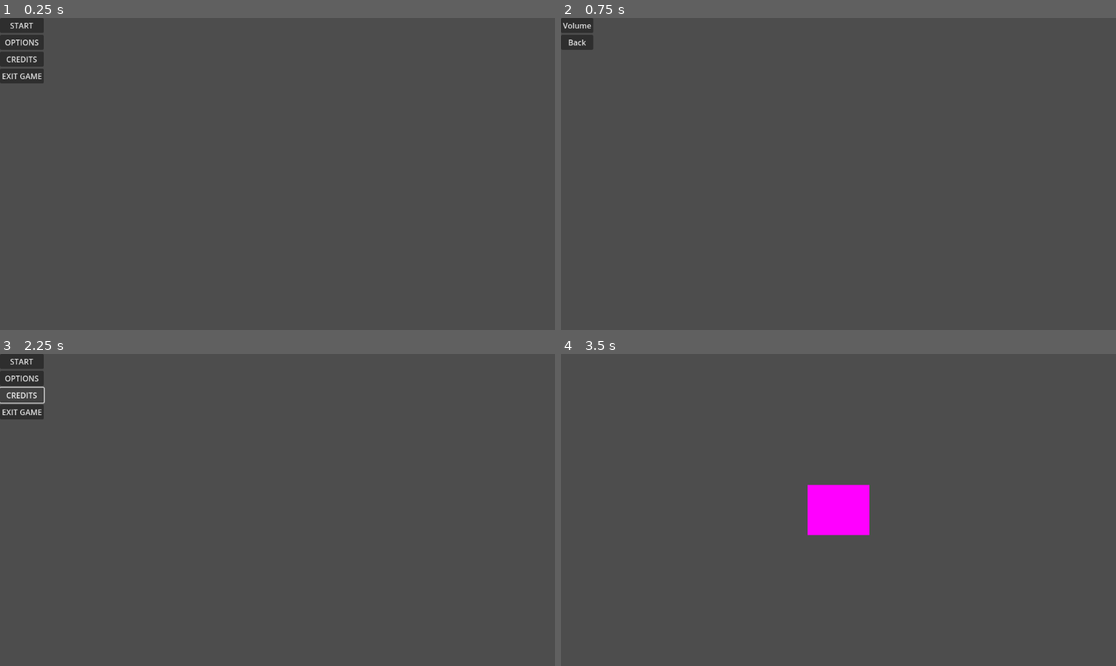
Above: before the commit, frames 1-4 (two rows, left to right).
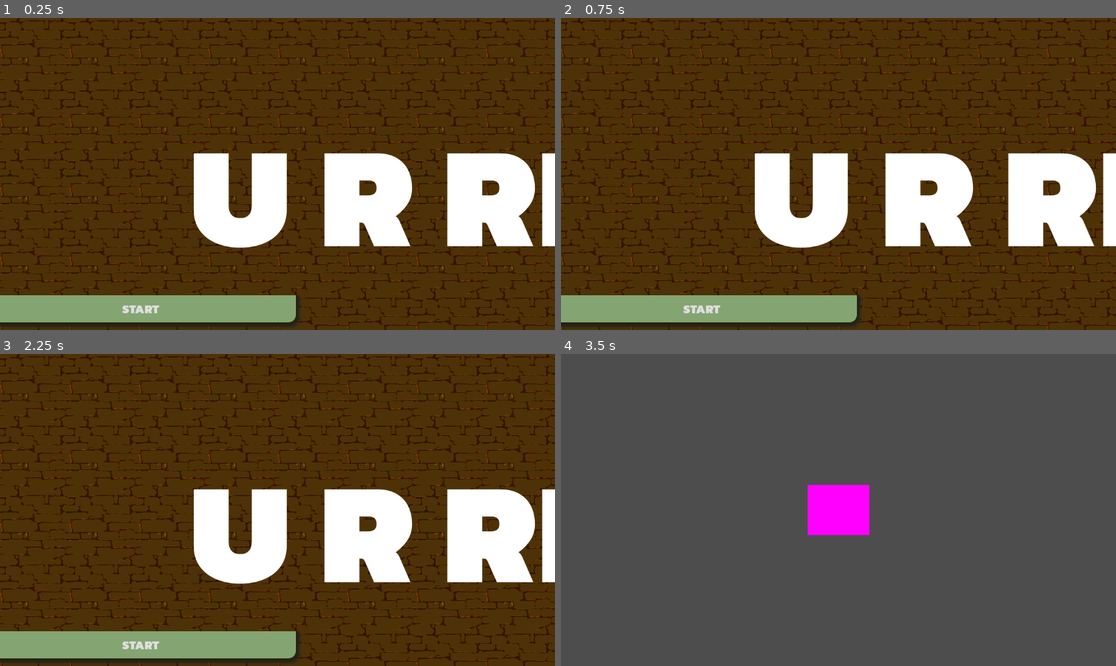
Above: after the commit, the same moments.

Repository: vacuousplanet/gmtk_rng
Game: Godot game, scene res://Scenes/main_menu.tscn
Same seed, same stepped clock (60 frames per second), same inputs: the game is played once before the commit and once after it.
Inputs (mouse positions are in pixels of both pictures, inside the frame that each line leads up to):
- Up to frame 1 (0.25 s): no input
- Up to frame 2 (0.75 s): click (583, 42) at 0.5 s, where only the run before the commit has a clickable "OPTIONS"
- Up to frame 3 (2.25 s): click (16, 378) at 1.25 s, where only the run before the commit has a clickable "Back"; click (22, 394) at 2 s, where only the run before the commit has a clickable "CREDITS"
- Up to frame 4 (3.5 s): click "START" at 2.75 s

The runs differ from the first frame. In frame 1, 100% of the frame differs, in the area x 0-100%, y 0-100%; in frame 2, 100%; in frame 3, 100%; in frame 4, nothing differs.

Commit message:
More_title_menu_work

Diff:
--- /dev/null
+++ b/HSlider.gd
@@ -0,0 +1,11 @@
+extends HSlider
+
+
+# Called when the node enters the scene tree for the first time.
+func _ready():
+	pass # Replace with function body.
+
+
+# Called every frame. 'delta' is the elapsed time since the previous frame.
+func _process(delta):
+	pass
--- /dev/null
+++ b/Scenes/bg_music.tscn
@@ -0,0 +1,7 @@
+[gd_scene load_steps=2 format=3 uid="uid://b0p3jj0ehge7h"]
+
+[ext_resource type="AudioStream" uid="uid://cxqpgkbyj6su2" path="res://MP3/gmtk_stuff.mp3" id="1_c7gpo"]
+
+[node name="AudioStreamPlayer2D" type="AudioStreamPlayer2D"]
+stream = ExtResource("1_c7gpo")
+autoplay = true
--- /dev/null
+++ b/Scenes/credits.tscn
@@ -0,0 +1,46 @@
+[gd_scene load_steps=4 format=3 uid="uid://bxmxnmaqxiaw4"]
+
+[ext_resource type="Texture2D" uid="uid://u478d40ty5hx" path="res://sprites/MenuTextures.png" id="1_o78v2"]
+[ext_resource type="FontFile" uid="uid://crlhcwhtdqlk0" path="res://fonts/Kanit/Kanit-BlackItalic.ttf" id="2_qwrbf"]
+[ext_resource type="FontFile" uid="uid://bq1f5h6yol3td" path="res://fonts/Kanit/Kanit-Black.ttf" id="3_5te7f"]
+
+[node name="Control" type="Control"]
+layout_mode = 3
+anchors_preset = 15
+anchor_right = 1.0
+anchor_bottom = 1.0
+offset_right = 768.0
+offset_bottom = 428.0
+grow_horizontal = 2
+grow_vertical = 2
+
+[node name="MenuTextures" type="Sprite2D" parent="."]
+position = Vector2(960, 536)
+texture = ExtResource("1_o78v2")
+
+[node name="MarginContainer" type="MarginContainer" parent="MenuTextures"]
+offset_left = -480.0
+offset_top = -272.0
+offset_right = 718.0
+offset_bottom = 240.0
+
+[node name="Label" type="Label" parent="MenuTextures/MarginContainer"]
+layout_mode = 2
+theme_override_fonts/font = ExtResource("2_qwrbf")
+theme_override_font_sizes/font_size = 75
+text = "Bagel | Twitch.tv/Bagelosaurus
+Ben Jennings | @BenJenningsArt
+IBS$20 Tanner | @
+Mavelion Chris | @Mavelion1"
+horizontal_alignment = 1
+vertical_alignment = 1
+
+[node name="Button" type="Button" parent="."]
+layout_mode = 0
+offset_top = 832.0
+offset_right = 440.0
+offset_bottom = 912.0
+theme_override_fonts/font = ExtResource("3_5te7f")
+theme_override_font_sizes/font_size = 25
+text = "Back to Title
+"
--- a/Scenes/main_menu.tscn
+++ b/Scenes/main_menu.tscn
@@ -1,41 +1,108 @@
-[gd_scene load_steps=2 format=3 uid="uid://cm3rge50sca8a"]
+[gd_scene load_steps=9 format=3 uid="uid://cm3rge50sca8a"]
 
+[ext_resource type="FontFile" uid="uid://bsk456nxqpdq0" path="res://Kanit/Kanit-Black.ttf" id="1_6hjh3"]
 [ext_resource type="Script" path="res://Main_Menu.gd" id="1_36fuk"]
+[ext_resource type="Texture2D" uid="uid://u478d40ty5hx" path="res://sprites/MenuTextures.png" id="3_0lf1v"]
+[ext_resource type="FontFile" uid="uid://bq1f5h6yol3td" path="res://fonts/Kanit/Kanit-Black.ttf" id="3_myvjx"]
+
+[sub_resource type="StyleBoxFlat" id="StyleBoxFlat_vikqu"]
+bg_color = Color(0.350316, 0.452114, 0.289082, 1)
+corner_radius_bottom_right = 10
+expand_margin_right = 20.0
+
+[sub_resource type="StyleBoxFlat" id="StyleBoxFlat_3p7q5"]
+content_margin_right = 15.0
+bg_color = Color(0.517647, 0.647059, 0.443137, 1)
+border_width_right = 6
+border_width_bottom = 8
+border_color = Color(0.152941, 0.137255, 0.0666667, 1)
+corner_radius_bottom_right = 20
+expand_margin_right = 20.0
+shadow_color = Color(0.160784, 0.160784, 0.160784, 0.6)
+shadow_size = 4
+shadow_offset = Vector2(2, 2)
+
+[sub_resource type="StyleBoxFlat" id="StyleBoxFlat_xdfdr"]
+content_margin_right = 20.0
+bg_color = Color(0.207843, 0.27451, 0.164706, 1)
+corner_radius_bottom_right = 10
+expand_margin_right = 20.0
+
+[sub_resource type="Theme" id="Theme_q6ovl"]
+default_font = ExtResource("1_6hjh3")
+Button/styles/hover = SubResource("StyleBoxFlat_vikqu")
+Button/styles/normal = SubResource("StyleBoxFlat_3p7q5")
+Button/styles/pressed = SubResource("StyleBoxFlat_xdfdr")
 
 [node name="Main_Menu" type="Control"]
+texture_filter = 1
 layout_mode = 3
 anchors_preset = 15
 anchor_right = 1.0
 anchor_bottom = 1.0
 grow_horizontal = 2
 grow_vertical = 2
+theme = SubResource("Theme_q6ovl")
 script = ExtResource("1_36fuk")
+
+[node name="MenuTextures" type="Sprite2D" parent="."]
+position = Vector2(960, 536)
+texture = ExtResource("3_0lf1v")
+
+[node name="Label" type="Label" parent="."]
+layout_mode = 2
+offset_left = 392.0
+offset_top = 144.0
+offset_right = 1526.0
+offset_bottom = 596.0
+theme_override_fonts/font = ExtResource("3_myvjx")
+theme_override_font_sizes/font_size = 300
+text = "U R RNG"
+horizontal_alignment = 1
+
+[node name="PLAY" type="Button" parent="."]
+layout_mode = 2
+offset_top = 576.0
+offset_right = 600.0
+offset_bottom = 640.0
+theme_override_font_sizes/font_size = 25
+text = "START"
+
+[node name="OPTIONS" type="Button" parent="."]
+layout_mode = 2
+offset_top = 704.0
+offset_right = 600.0
+offset_bottom = 768.0
+theme_override_font_sizes/font_size = 25
+text = "OPTIONS"
+
+[node name="CREDITS" type="Button" parent="."]
+layout_mode = 2
+offset_top = 832.0
+offset_right = 600.0
+offset_bottom = 896.0
+theme_override_font_sizes/font_size = 25
+text = "CREDITS"
+
+[node name="QUIT" type="Button" parent="."]
+layout_mode = 2
+offset_top = 960.0
+offset_right = 600.0
+offset_bottom = 1024.0
+theme_override_font_sizes/font_size = 25
+text = "EXIT GAME"
 
 [node name="MarginContainer" type="MarginContainer" parent="."]
 layout_mode = 0
-offset_right = 40.0
-offset_bottom = 40.0
+offset_left = 144.0
+offset_top = 416.0
+offset_right = 320.0
+offset_bottom = 488.0
 
 [node name="VBoxContainer" type="VBoxContainer" parent="MarginContainer"]
 layout_mode = 2
 
-[node name="PLAY" type="Button" parent="MarginContainer/VBoxContainer"]
-layout_mode = 2
-text = "START"
-
-[node name="OPTIONS" type="Button" parent="MarginContainer/VBoxContainer"]
-layout_mode = 2
-text = "OPTIONS"
-
-[node name="CREDITS" type="Button" parent="MarginContainer/VBoxContainer"]
-layout_mode = 2
-text = "CREDITS"
-
-[node name="QUIT" type="Button" parent="MarginContainer/VBoxContainer"]
-layout_mode = 2
-text = "EXIT GAME"
-
-[connection signal="pressed" from="MarginContainer/VBoxContainer/PLAY" to="." method="_on_play_pressed"]
-[connection signal="pressed" from="MarginContainer/VBoxContainer/OPTIONS" to="." method="_on_options_pressed"]
-[connection signal="pressed" from="MarginContainer/VBoxContainer/CREDITS" to="." method="_on_credits_pressed"]
-[connection signal="pressed" from="MarginContainer/VBoxContainer/QUIT" to="." method="_on_quit_pressed"]
+[connection signal="pressed" from="PLAY" to="." method="_on_play_pressed"]
+[connection signal="pressed" from="OPTIONS" to="." method="_on_options_pressed"]
+[connection signal="pressed" from="CREDITS" to="." method="_on_credits_pressed"]
+[connection signal="pressed" from="QUIT" to="." method="_on_quit_pressed"]
--- a/Scenes/options.tscn
+++ b/Scenes/options.tscn
@@ -1,30 +1,66 @@
-[gd_scene load_steps=2 format=3 uid="uid://1wwbmb0kqmwc"]
+[gd_scene load_steps=7 format=3 uid="uid://1wwbmb0kqmwc"]
 
+[ext_resource type="FontFile" uid="uid://bq1f5h6yol3td" path="res://fonts/Kanit/Kanit-Black.ttf" id="1_k4p0j"]
 [ext_resource type="Script" path="res://Scenes/options.gd" id="1_llnbq"]
+[ext_resource type="Texture2D" uid="uid://u478d40ty5hx" path="res://sprites/MenuTextures.png" id="3_nii4b"]
 
-[node name="Main_Menu" type="Control"]
+[sub_resource type="StyleBoxFlat" id="StyleBoxFlat_kpfgl"]
+bg_color = Color(0.264617, 0.347268, 0.214691, 1)
+corner_radius_bottom_right = 20
+expand_margin_bottom = 20.0
+
+[sub_resource type="StyleBoxFlat" id="StyleBoxFlat_r2tv0"]
+bg_color = Color(0.518623, 0.645645, 0.443445, 1)
+border_width_right = 4
+border_width_bottom = 6
+border_color = Color(0.164706, 0.164706, 0.0980392, 1)
+corner_radius_bottom_right = 20
+expand_margin_right = 20.0
+expand_margin_bottom = 20.0
+shadow_color = Color(0.121569, 0.121569, 0.121569, 0.6)
+shadow_size = 4
+shadow_offset = Vector2(2, 2)
+
+[sub_resource type="Theme" id="Theme_gnt73"]
+default_font = ExtResource("1_k4p0j")
+Button/styles/hover = SubResource("StyleBoxFlat_kpfgl")
+Button/styles/normal = SubResource("StyleBoxFlat_r2tv0")
+
+[node name="Options" type="Control"]
 layout_mode = 3
-anchors_preset = 15
-anchor_right = 1.0
-anchor_bottom = 1.0
+anchor_right = 1.66
+anchor_bottom = 1.66
+offset_right = -0.320068
+offset_bottom = 4.31995
 grow_horizontal = 2
 grow_vertical = 2
+theme = SubResource("Theme_gnt73")
 script = ExtResource("1_llnbq")
+
+[node name="MenuTextures" type="Sprite2D" parent="."]
+position = Vector2(960, 536)
+texture = ExtResource("3_nii4b")
 
 [node name="MarginContainer" type="MarginContainer" parent="."]
 layout_mode = 0
-offset_right = 40.0
-offset_bottom = 40.0
+offset_top = 64.0
+offset_right = 600.0
+offset_bottom = 496.0
+theme_override_constants/margin_top = 100
+theme_override_constants/margin_bottom = 0
 
 [node name="VBoxContainer" type="VBoxContainer" parent="MarginContainer"]
 layout_mode = 2
+theme_override_constants/separation = 75
 
 [node name="VOLUME" type="Button" parent="MarginContainer/VBoxContainer"]
 layout_mode = 2
+theme_override_font_sizes/font_size = 30
 text = "Volume"
 
 [node name="BACK" type="Button" parent="MarginContainer/VBoxContainer"]
 layout_mode = 2
+theme_override_font_sizes/font_size = 30
 text = "Back"
 
 [connection signal="pressed" from="MarginContainer/VBoxContainer/BACK" to="." method="_on_back_pressed"]
--- /dev/null
+++ b/Scenes/volume slider.tscn
@@ -0,0 +1,10 @@
+[gd_scene load_steps=2 format=3 uid="uid://dtbqfxdi08ru0"]
+
+[ext_resource type="Script" path="res://HSlider.gd" id="1_lgopf"]
+
+[node name="HSlider" type="HSlider"]
+offset_right = 8.0
+offset_bottom = 16.0
+max_value = 1.0
+step = 0.001
+script = ExtResource("1_lgopf")
--- /dev/null
+++ b/default_bus_layout.tres
@@ -0,0 +1,15 @@
+[gd_resource type="AudioBusLayout" format=3 uid="uid://dprf6y2uo8m1x"]
+
+[resource]
+bus/1/name = &"Music"
+bus/1/solo = false
+bus/1/mute = false
+bus/1/bypass_fx = false
+bus/1/volume_db = 0.0
+bus/1/send = &"Master"
+bus/2/name = &"SFX"
+bus/2/solo = false
+bus/2/mute = false
+bus/2/bypass_fx = false
+bus/2/volume_db = 0.0
+bus/2/send = &"Master"
--- a/project.godot
+++ b/project.godot
@@ -14,3 +14,7 @@
 run/main_scene="res://Scenes/main_menu.tscn"
 config/features=PackedStringArray("4.1", "Forward Plus")
 config/icon="res://icon.svg"
+
+[autoload]
+
+BgMusic="*res://Scenes/bg_music.tscn"
Not shown, added: MP3/gmtk_stuff.mp3.import
Binary file added: sprites/MenuTextures.png
Not shown, added: sprites/MenuTextures.png.import
Not shown, added: MP3/gmtk_stuff.mp3
